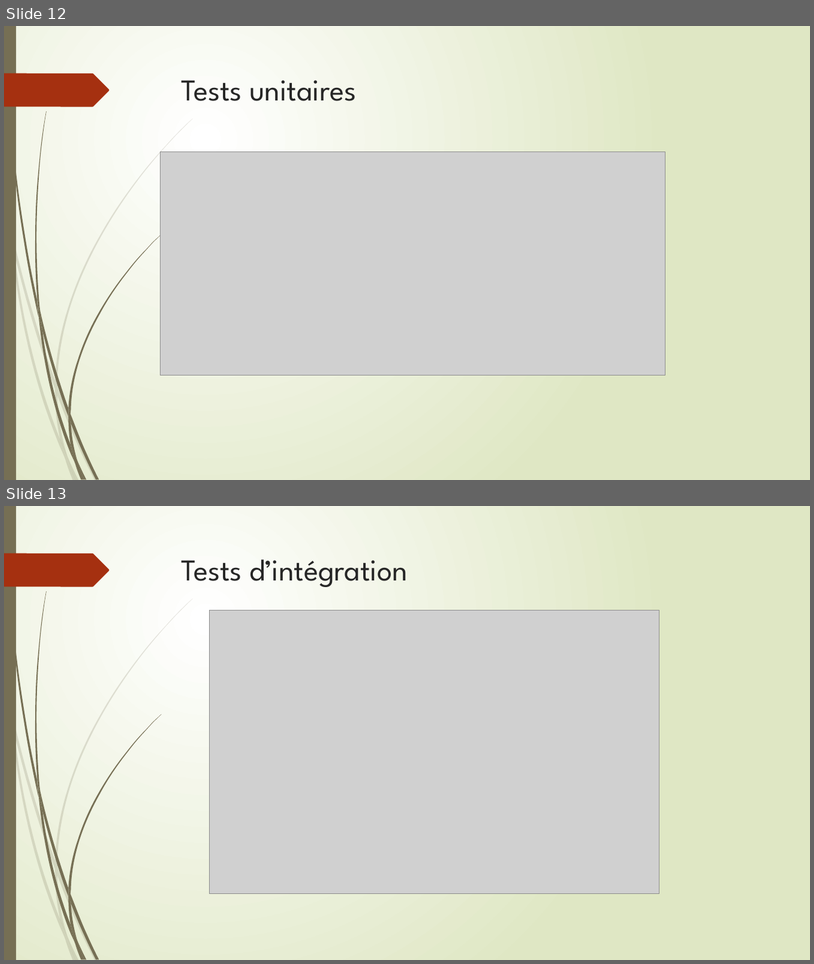
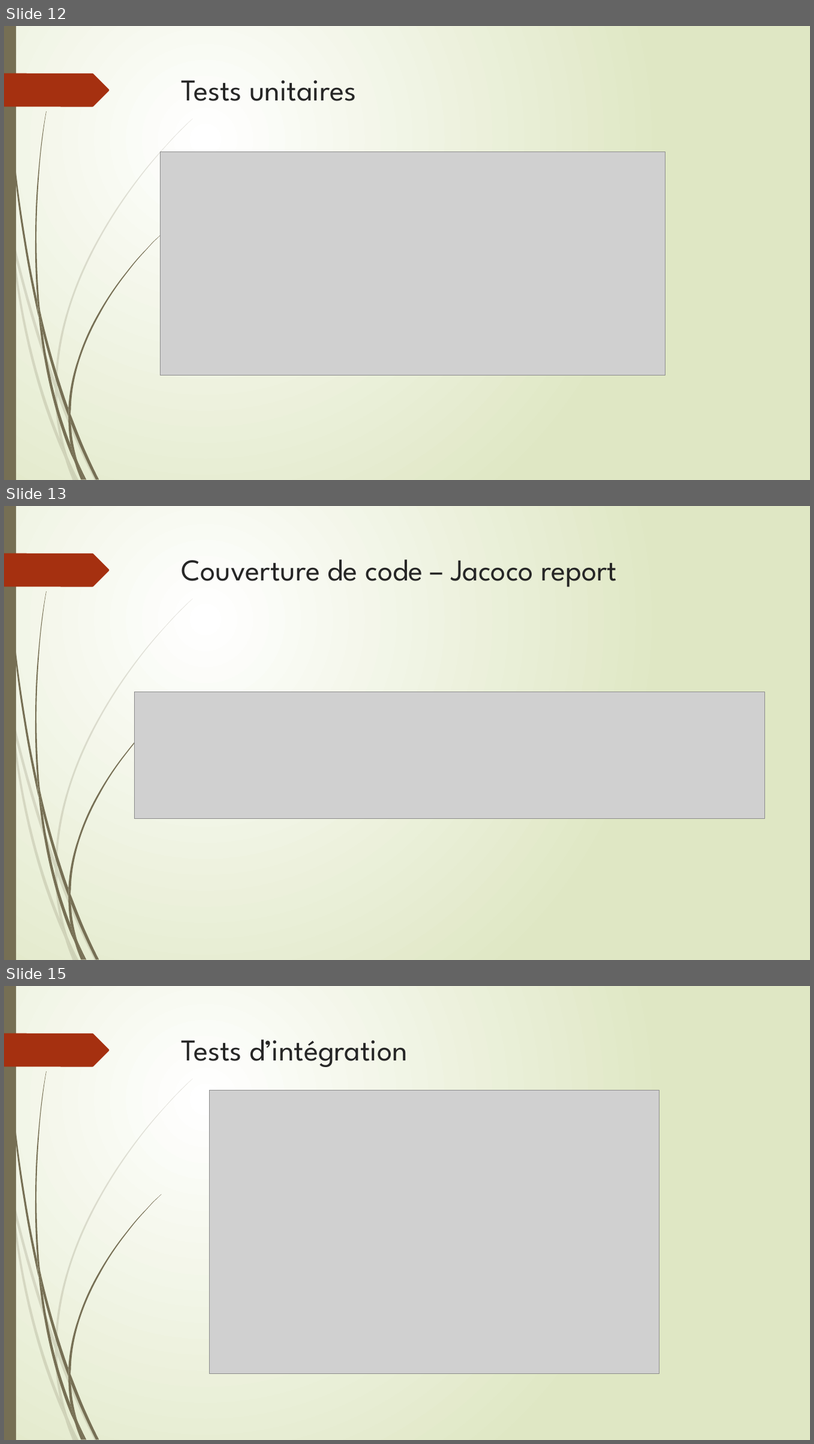
Before and after one commit to GuillBuj/SafetyNetAlerts, a slide deck: captures doc/Presentation.pptx. Shown one above the other, each under a label of ours: slides 12 and 13 before the commit, slides 12, 13 and 15 after it; the slides between them are not shown. The pictures are 814x964 and 814x1444 pixels, drawn with LibreOffice and Linux fonts; fonts in the diff are those of the drawing; grey boxes stand for pictures. Boxes give left, top, right and bottom in pixels: in the first picture for what was removed or moved away, otherwise in the second. Text is boxed around its words. In the diff, an @@ line names an element or a change of style, - is before the commit and + after.

```diff
--- a/captures doc/Presentation.pptx
+++ b/captures doc/Presentation.pptx
@@ slide 13 added at (4, 506, 810, 960), background gradient #FFFFFF to #DFE8C4; not listed: 24 template elements that a slide beside it also shows @@
@@ title added at (182, 559, 617, 587), 36 pt, text #262626 @@
+Couverture de code – Jacoco report
@@ picture added at (134, 692, 765, 819) @@
@@ what was slide 13 is now slide 15 @@
```
Also in this commit, not shown: 3 other slides added, 2 other files.
